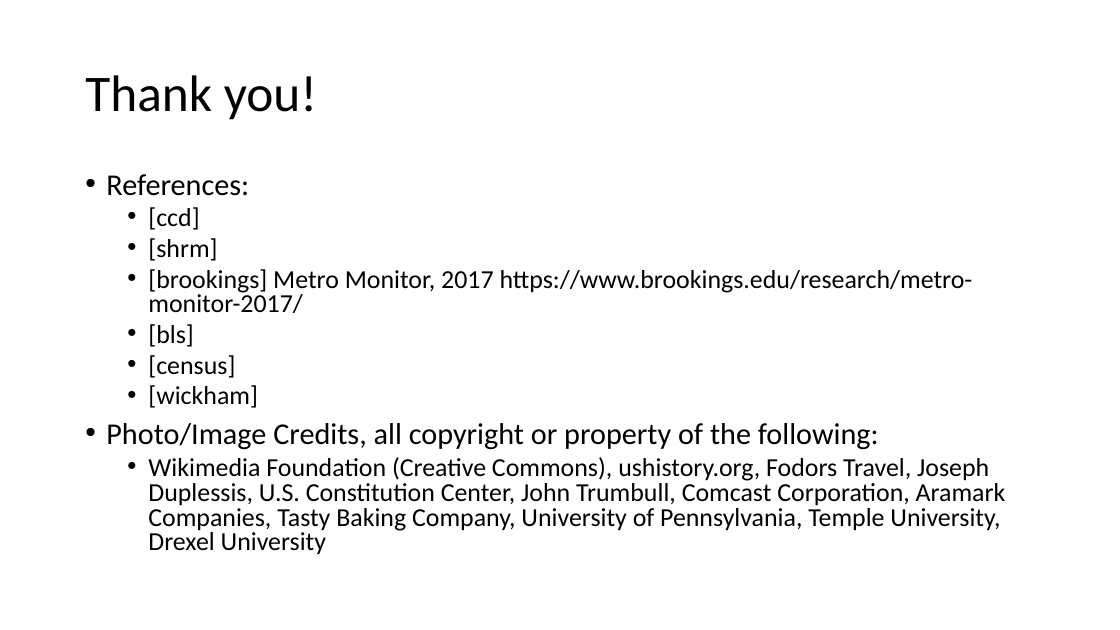
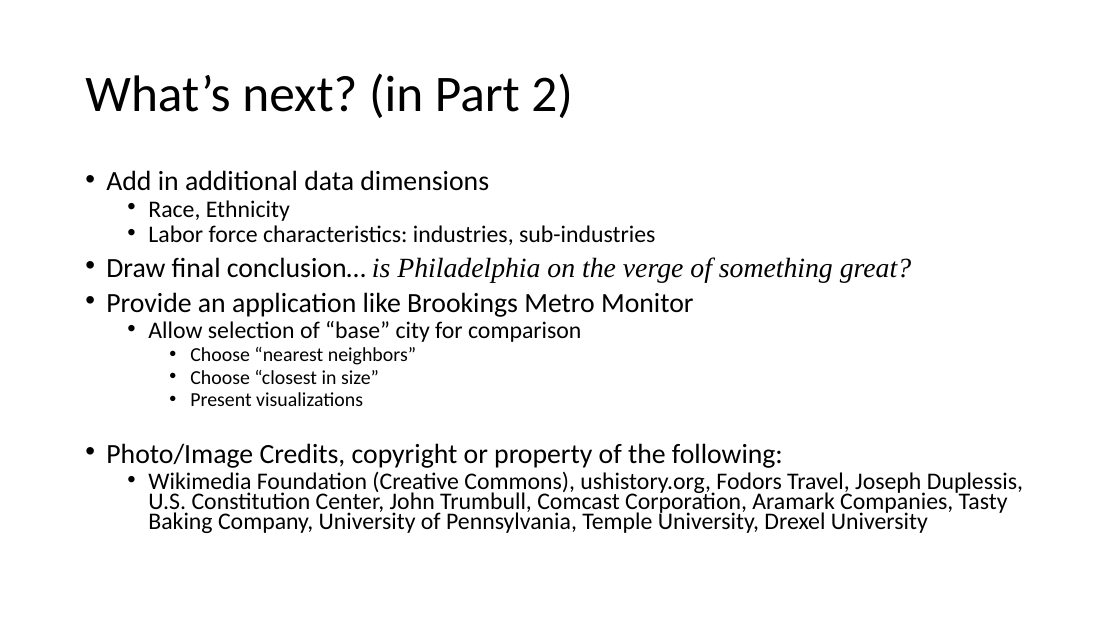
Before and after one commit to muftring/iu-datavis, a slide deck: slide 20 of project/mid-term-presentation.pptx. Drawn at 1120x630 pixels with LibreOffice and Linux fonts; fonts in the diff are those of the drawing. Boxes give left, top, right and bottom in pixels: in the first picture for what was removed or moved away, otherwise in the second. Text is boxed around its words. In the diff, an @@ line names an element or a change of style, - is before the commit and + after.

Commit message:
Mid-term project: more population analysis, some with labor force

```diff
--- a/project/mid-term-presentation.pptx
+++ b/project/mid-term-presentation.pptx
@@ title at (x1=85, y1=73, x2=573, y2=118): text changed @@
-Thank you!
+What’s next? (in Part 2)
@@ text at (x1=106, y1=170, x2=911, y2=468): text changed; size 22.2 to 23.8 pt @@
-• References:
-  • [ccd]
-  • [shrm]
-  • [brookings] Metro Monitor, 2017 https://www.brookings.edu/research/metro-monitor-2017/
-  • [bls]
-  • [census]
-  • [wickham]
-• Photo/Image Credits, all copyright or property of the following:
+• Add in additional data dimensions
+  • Race, Ethnicity
+  • Labor force characteristics: industries, sub-industries
+• Draw final conclusion… is Philadelphia on the verge of something great?
+• Provide an application like Brookings Metro Monitor
+  • Allow selection of “base” city for comparison
+    • Choose “nearest neighbors”
+    • Choose “closest in size”
+    • Present visualizations
+• Photo/Image Credits, copyright or property of the following:
@@ text at (x1=148, y1=471, x2=1023, y2=533): size 22.2 to 20.4 pt in "Wikimedia Foundation (Creative Commons), ushistory.org, Fodo ..."; line spacing 0.8 to 0.7 @@
```
Also in this commit, not shown: 11 other slides changed, 2 slides added, 2 slides removed, 32 other files.
